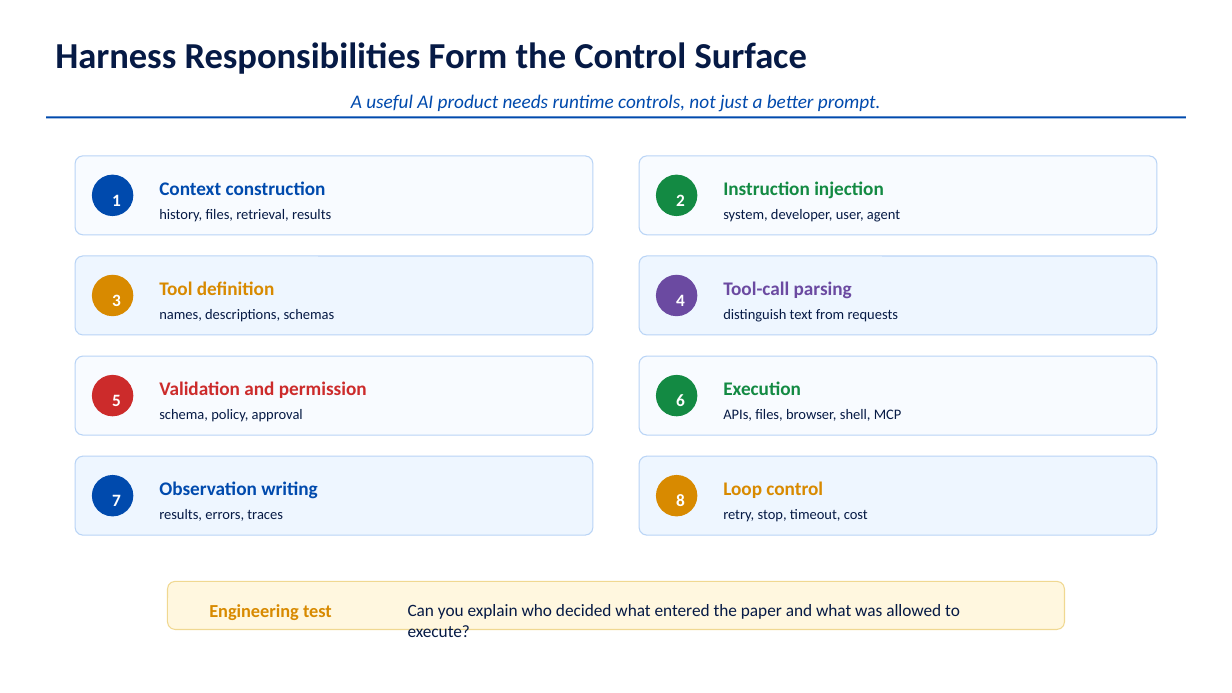
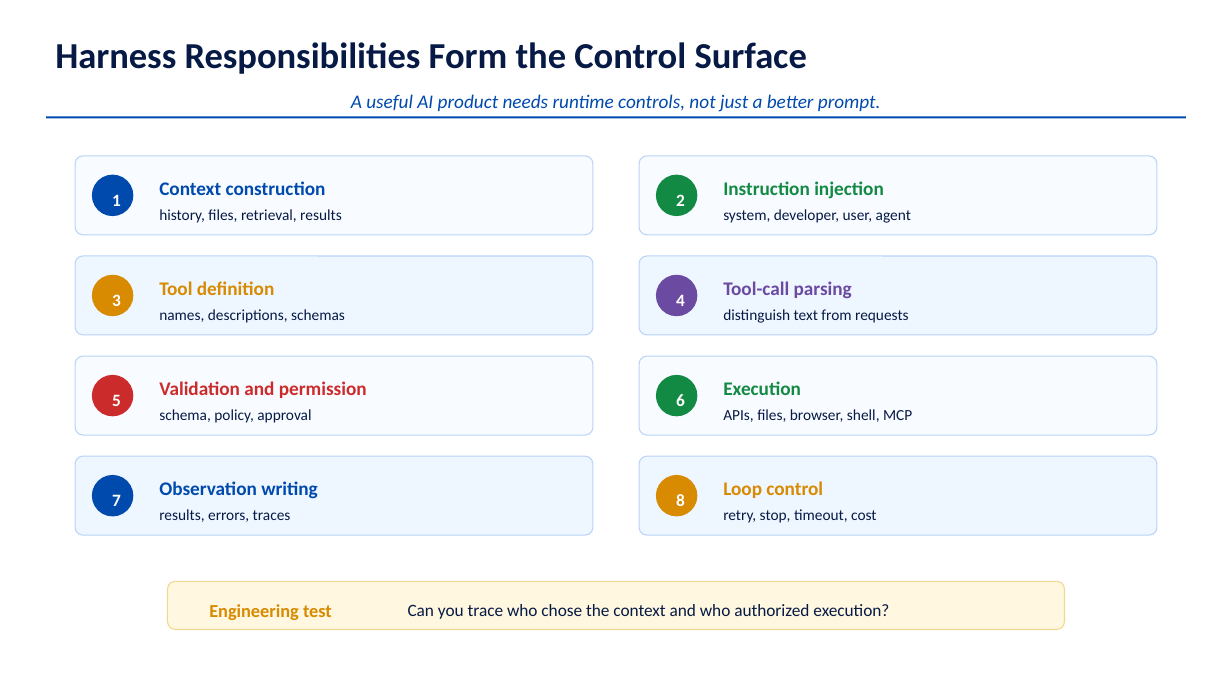
Before and after one commit to chinawrj/AIFing, a slide deck: slide 4 of decks/lesson-02-harness-engineering.pptx. Drawn at 1232x693 pixels with LibreOffice and Linux fonts; fonts in the diff are those of the drawing. Boxes give left, top, right and bottom in pixels: in the first picture for what was removed or moved away, otherwise in the second. Text is boxed around its words. In the diff, an @@ line names an element or a change of style, - is before the commit and + after.

Commit message:
Refine lesson 2 context loading strategy

```diff
--- a/decks/lesson-02-harness-engineering.pptx
+++ b/decks/lesson-02-harness-engineering.pptx
@@ size 11.2 to 12 pt in 8 elements at [159,209,342,223], [723,209,911,223], [159,309,345,323], [723,309,909,323], [159,409,311,423], [723,409,912,422], [159,509,291,522], [723,509,876,523] @@
@@ text at [408,604,889,619]: text changed @@
-Can you explain who decided what entered the paper and what was allowed to execute?
+Can you trace who chose the context and who authorized execution?
```
Also in this commit, not shown: 5 other slides changed, 3 slides added, 3 slides removed, 15 other files.
